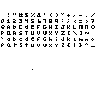
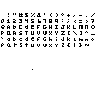
Layered file, before and after one edit (96px x 96px). Changes by layer:
painted on "char" over [61,13,95,47]
